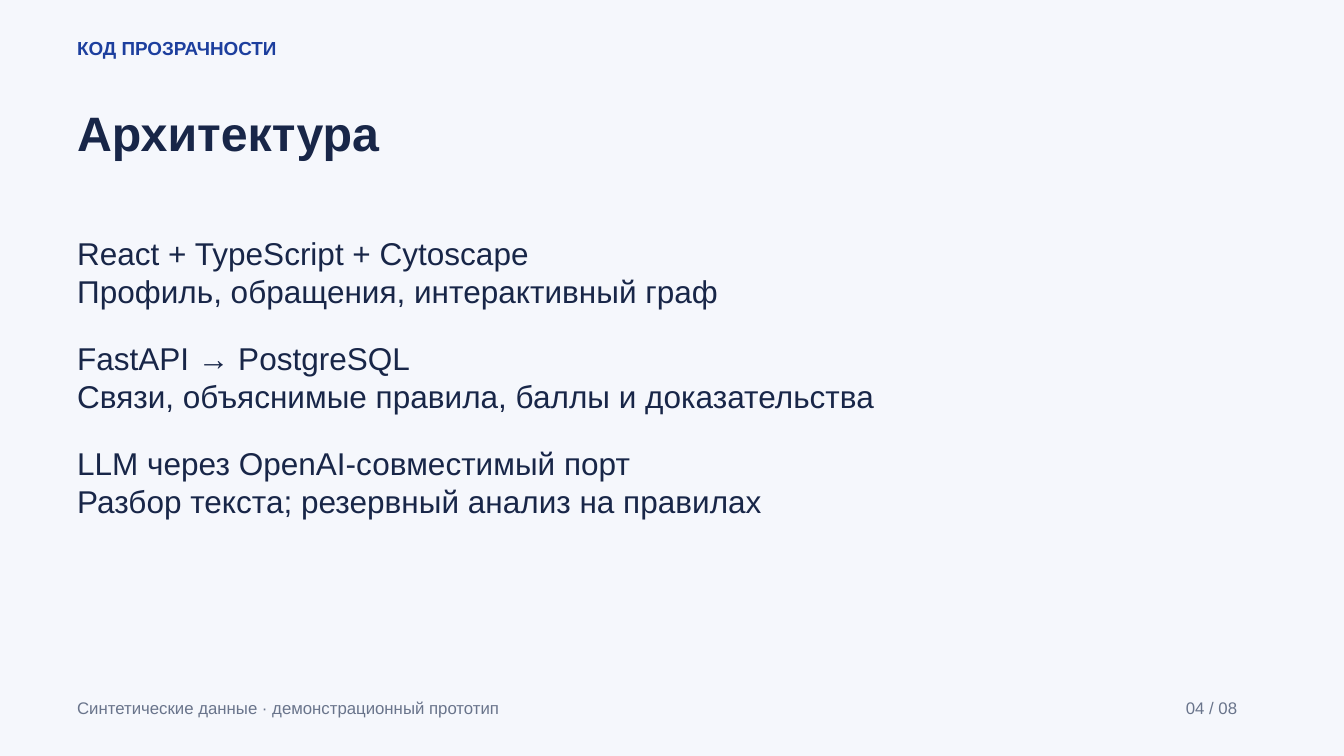
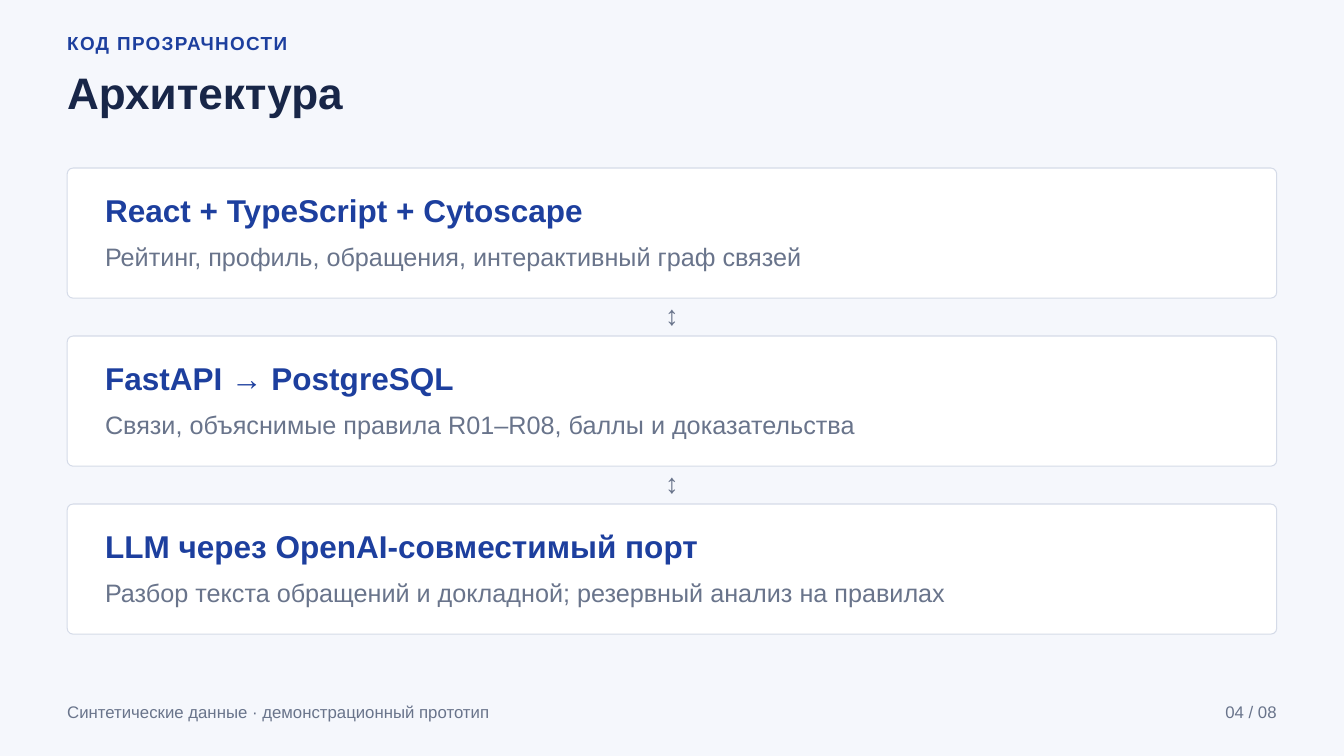
Before and after one commit to avt0b/kod_prozr_2026, a slide deck: slide 4 of docs/presentation/kod-prozrachnosti-review.pptx. Drawn at 1344x756 pixels with LibreOffice and Linux fonts; fonts in the diff are those of the drawing. Boxes give left, top, right and bottom in pixels: in the first picture for what was removed or moved away, otherwise in the second. Text is boxed around its words. In the diff, an @@ line names an element or a change of style, - is before the commit and + after.

```diff
--- a/docs/presentation/kod-prozrachnosti-review.pptx
+++ b/docs/presentation/kod-prozrachnosti-review.pptx
@@ text "КОД ПРОЗРАЧНОСТИ" at [67,37,287,54]: letter spacing 0 to 1 pt @@
@@ text "Архитектура": place and size @@
-text "Архитектура" at [77,117,379,161]
+text "Архитектура" at [67,78,343,117]
@@ text "Архитектура" at [67,78,343,117]: size 34.5 to 31.5 pt @@
@@ rounded rectangle added at [68,168,1277,298], fill #FFFFFF, outline #D5DBE8 0.75 pt @@
@@ text added at [105,199,582,228], 22.5 pt, text #1D3F9E, bold @@
+React + TypeScript + Cytoscape
@@ text at [105,247,802,271]: text changed; size 22.5 to 18 pt; text colour #182648 to #69748B @@
-React + TypeScript + Cytoscape
-Профиль, обращения, интерактивный граф
+Рейтинг, профиль, обращения, интерактивный граф связей
@@ text added at [651,298,694,337], 19.5 pt, text #69748B @@
+↕
@@ rounded rectangle added at [68,336,1277,466], fill #FFFFFF, outline #D5DBE8 0.75 pt @@
@@ text added at [105,368,453,396], 22.5 pt, text #1D3F9E, bold @@
+FastAPI → PostgreSQL
@@ text at [105,415,854,439]: text changed; size 22.5 to 18 pt; text colour #182648 to #69748B @@
-FastAPI → PostgreSQL
-Связи, объяснимые правила, баллы и доказательства
+Связи, объяснимые правила R01–R08, баллы и доказательства
@@ text added at [651,466,694,504], 19.5 pt, text #69748B @@
+↕
@@ rounded rectangle added at [68,504,1277,634], fill #FFFFFF, outline #D5DBE8 0.75 pt @@
@@ text at [77,489,761,519]: paragraph removed @@
-Разбор текста; резервный анализ на правилах
@@ text "LLM через OpenAI-совместимый порт": place and size @@
-text "LLM через OpenAI-совместимый порт" at [77,451,761,519]
+text "LLM через OpenAI-совместимый порт" at [105,534,698,564]
@@ text "LLM через OpenAI-совместимый порт" at [105,534,698,564]: text colour #182648 to #1D3F9E, bold on @@
@@ text added at [105,583,944,607], 18 pt, text #69748B @@
+Разбор текста обращений и докладной; резервный анализ на правилах
@@ text "Синтетические данные · демонстрационный прототип": place and size @@
-text "Синтетические данные · демонстрационный прототип" at [77,701,499,718]
+text "Синтетические данные · демонстрационный прототип" at [67,705,489,722]
@@ text "04 / 08": place and size @@
-text "04 / 08" at [1186,702,1237,714]
+text "04 / 08" at [1225,706,1277,718]
@@ text "04 / 08" at [1225,706,1277,718]: alignment left to right @@
```
Also in this commit, not shown: 5 other slides changed, 2 slides added, 2 slides removed, 17 other files.
